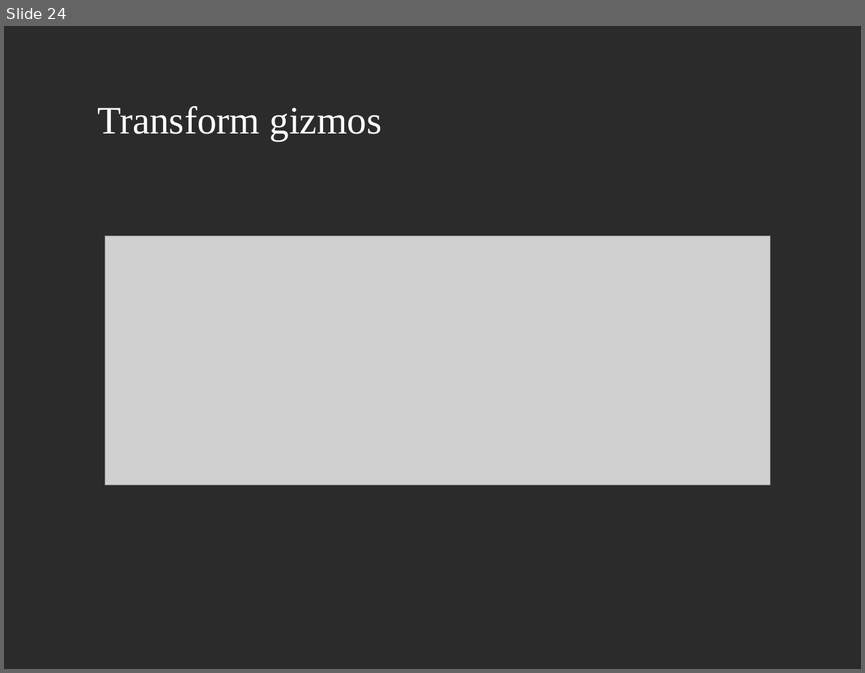
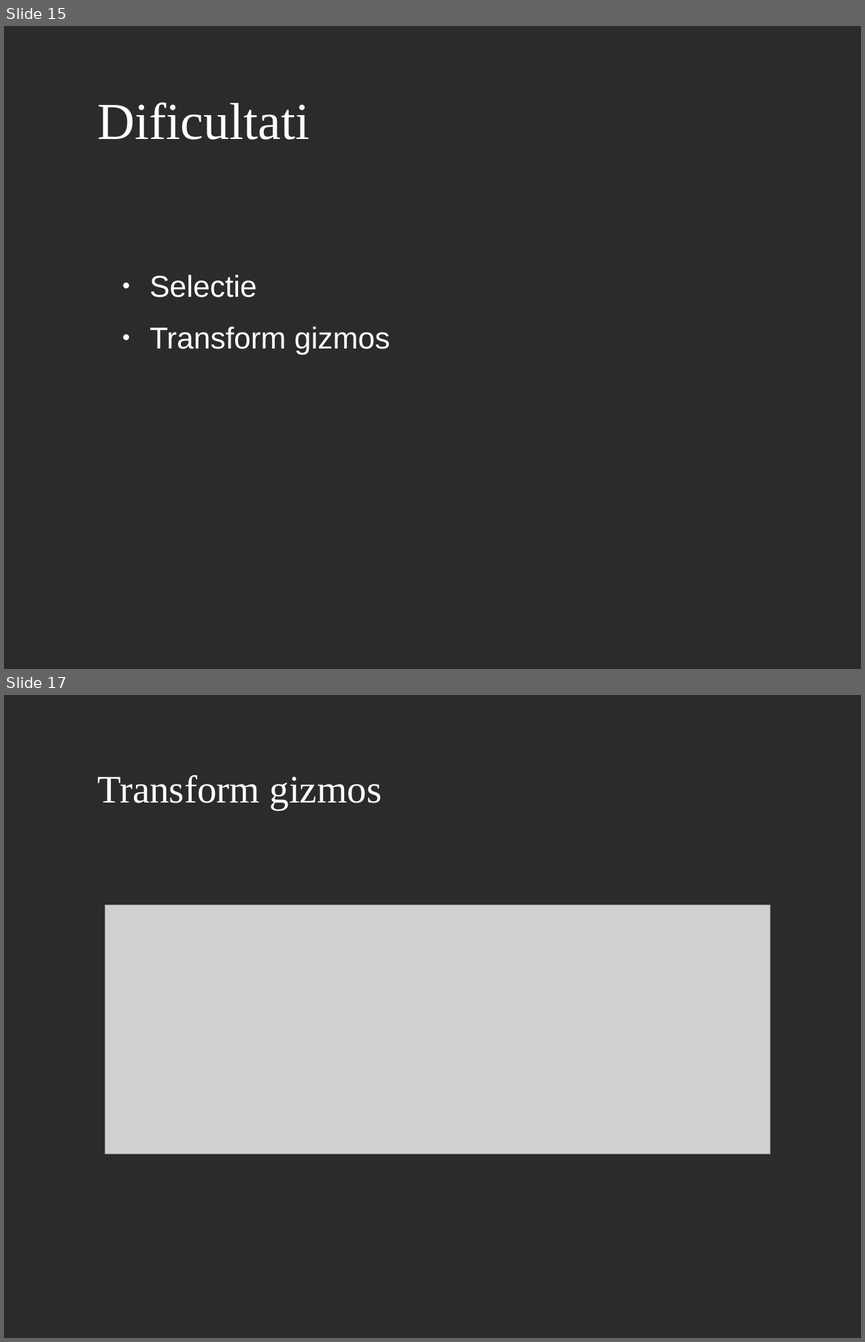
Before and after one commit to AlexandruScutaru/Licenta2019AlexandruOvidiuScutaru, a slide deck: GameEngine3D_prezentare.odp. Shown one above the other, each under a label of ours: slide 24 before the commit, slides 15 and 17 after it; the slides between them are not shown. The pictures are 865x673 and 865x1342 pixels, drawn with LibreOffice and Linux fonts; fonts in the diff are those of the drawing; grey boxes stand for pictures; background and template pictures are left out; a plain dark background stands for a picture behind light text. Boxes give left, top, right and bottom in pixels: in the first picture for what was removed or moved away, otherwise in the second. Text is boxed around its words. In the diff, an @@ line names an element or a change of style, - is before the commit and + after.

```diff
--- a/GameEngine3D_prezentare.odp
+++ b/GameEngine3D_prezentare.odp
@@ slide 15 added at [4,26,861,669], background picture (left out) @@
@@ title added at [97,102,310,140], 48 pt, text #FFFFFF @@
+Dificultati
@@ text added at [150,274,390,354], 28 pt, text #FFFFFF @@
+● Selectie
+● Transform gizmos
@@ what was slide 24 is now slide 17 @@
```
Also in this commit, not shown: 4 slides changed, 11 other slides added, 22 slides removed.
